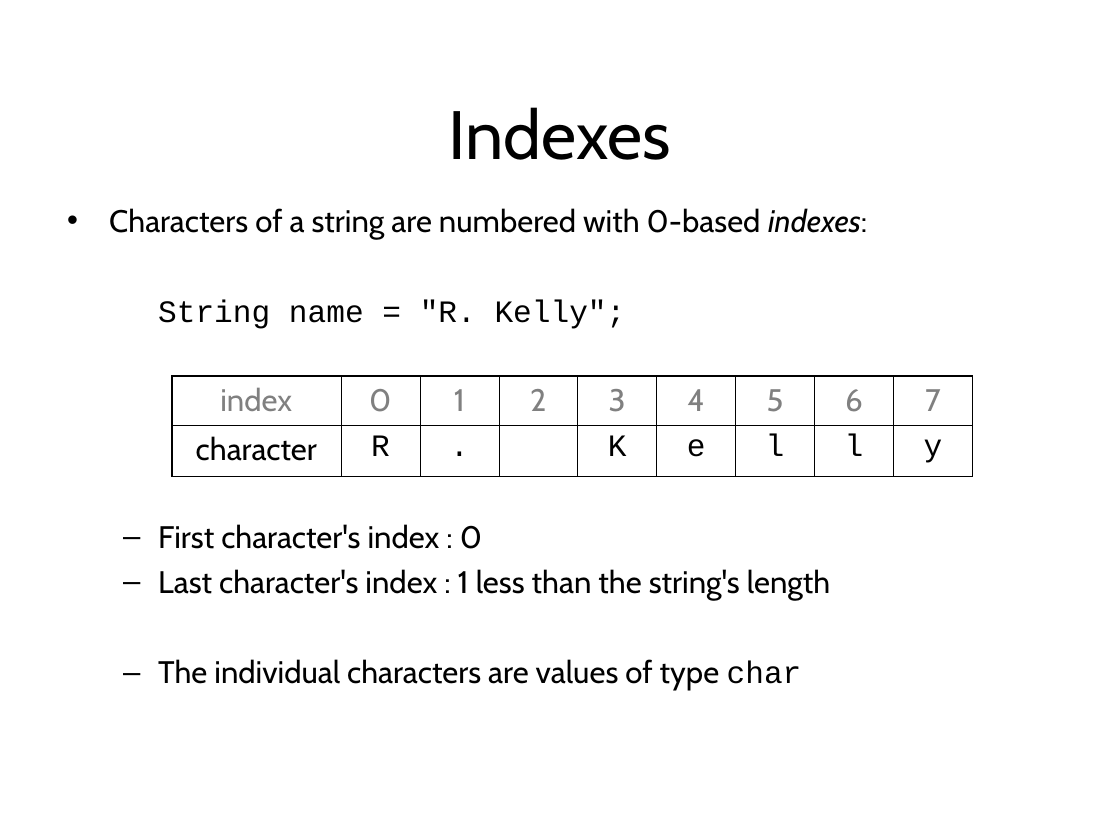
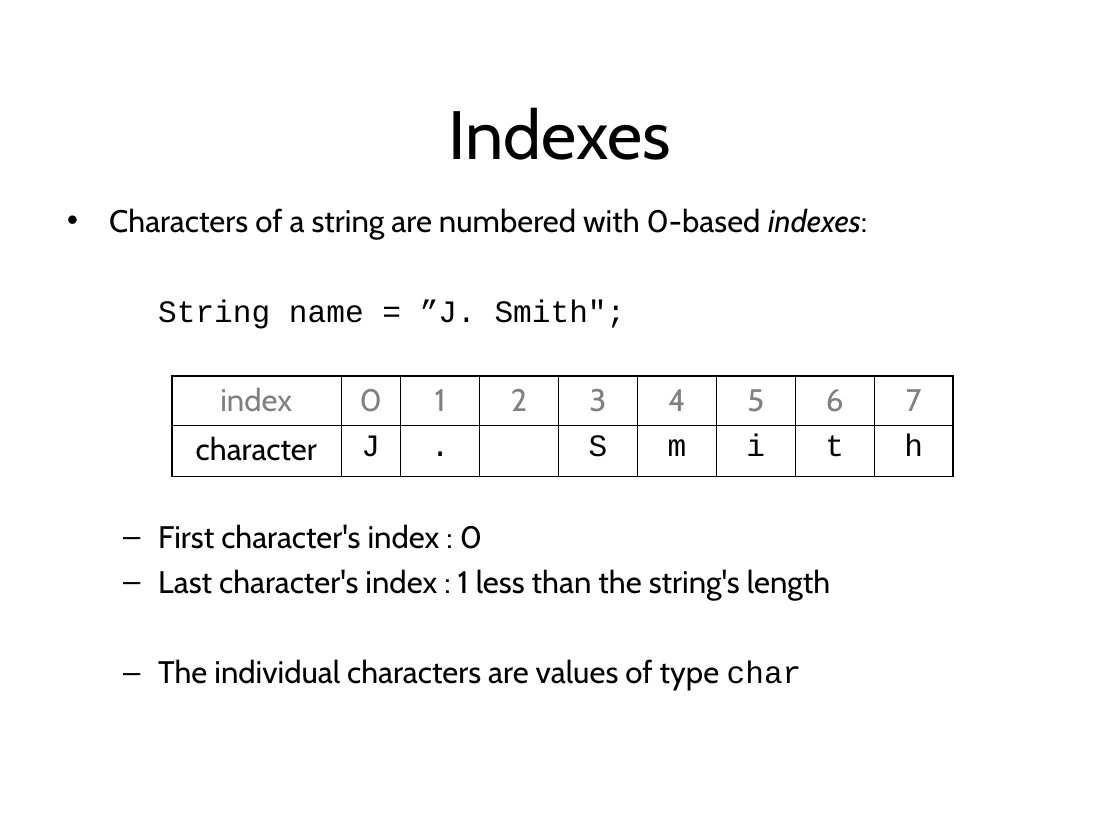
Before and after one commit to LongBaoNguyen/longbaonguyen.github.io, a slide deck: slide 4 of courses/apcsp/lecture14.ppt. Drawn at 1120x840 pixels with LibreOffice and Linux fonts; fonts in the diff are those of the drawing; background and template pictures are left out. Boxes give left, top, right and bottom in pixels: in the first picture for what was removed or moved away, otherwise in the second. Text is boxed around its words. In the diff, an @@ line names an element or a change of style, - is before the commit and + after.

```diff
--- a/courses/apcsp/lecture14.ppt
+++ b/courses/apcsp/lecture14.ppt
@@ text at box(158, 300, 626, 329): text changed @@
-  String name = "R. Kelly";
+  String name = ”J. Smith";
@@ table at box(171, 376, 951, 476) @@
-row 2: character | R | . |  | K | e | l | l | y
+row 2: character | J | . |  | S | m | i | t | h
@@ table: place and size @@
-table at box(171, 376, 972, 476)
+table at box(171, 376, 951, 476)
```
Also in this commit, not shown: 7 other slides changed, 1 slide removed, 12 other files.
